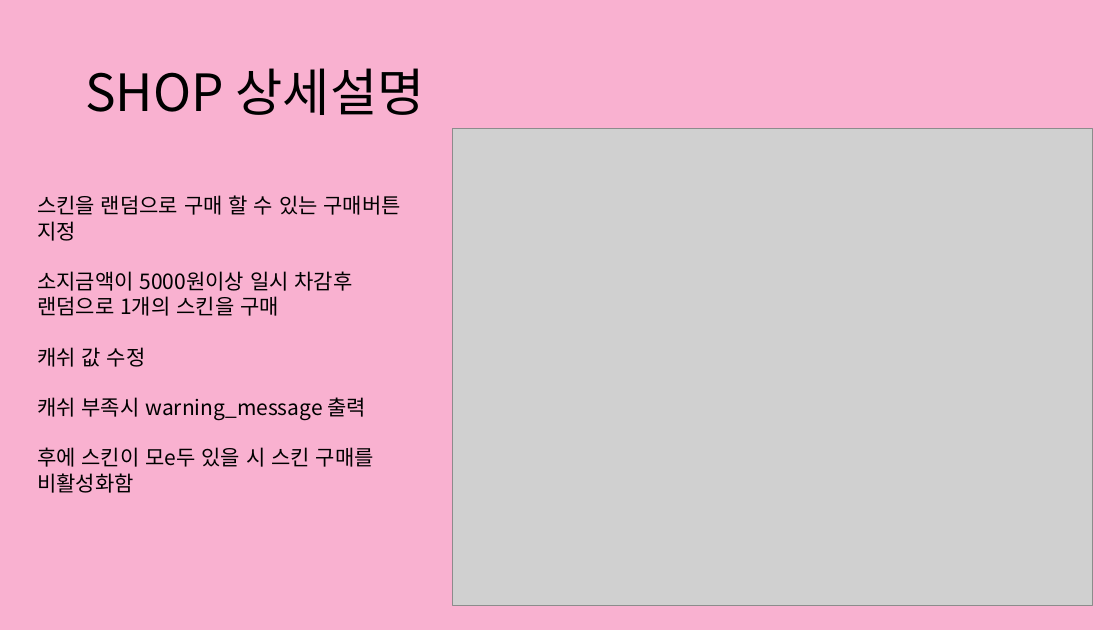
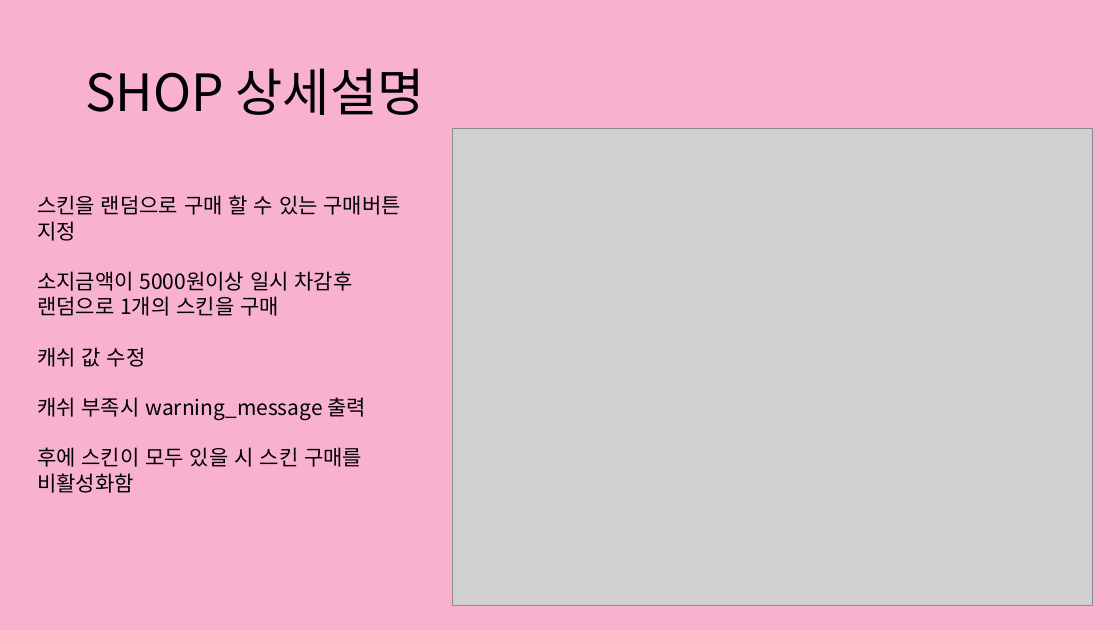
Before and after one commit to yongbin0228/TeamProject, a slide deck: slide 20 of 파댕이 키우기.pptx. Drawn at 1120x630 pixels with LibreOffice and Linux fonts; fonts in the diff are those of the drawing; grey boxes stand for pictures. Boxes give left, top, right and bottom in pixels: in the first picture for what was removed or moved away, otherwise in the second. Text is boxed around its words. In the diff, an @@ line names an element or a change of style, - is before the commit and + after.

```diff
--- a/파댕이 키우기.pptx
+++ b/파댕이 키우기.pptx
@@ text at [37, 447, 362, 493]: text changed @@
-후에 스킨이 모e두 있을 시 스킨 구매를 비활성화함
+후에 스킨이 모두 있을 시 스킨 구매를 비활성화함
```
Also in this commit, not shown: 13 other slides changed.
